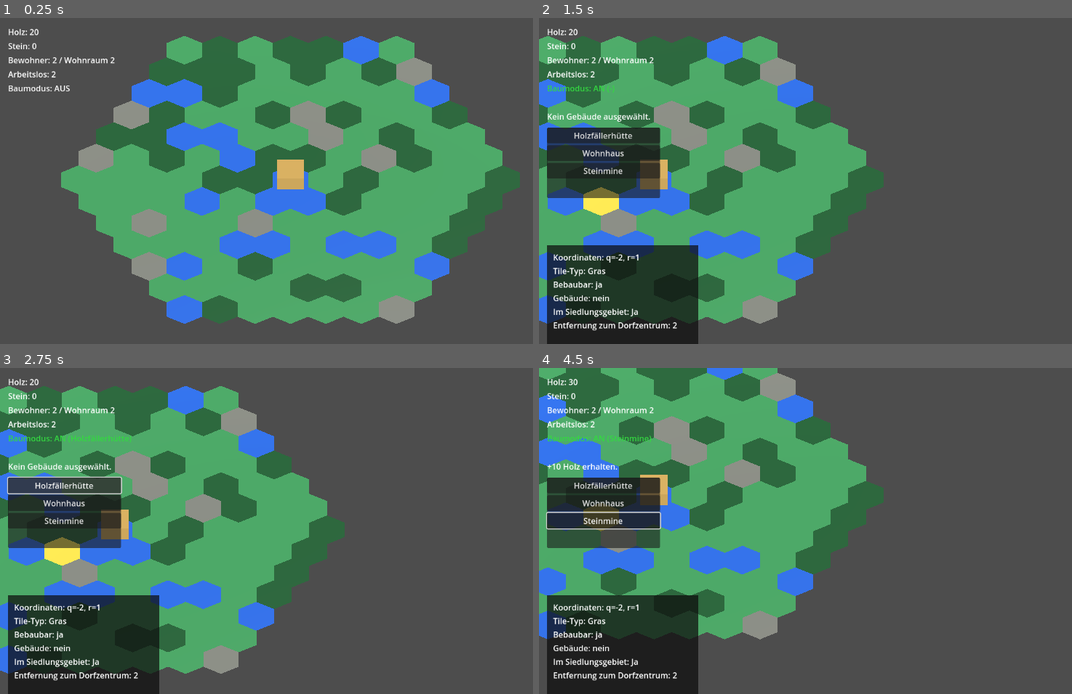
Above: before the commit, frames 1-4 (two rows, left to right).
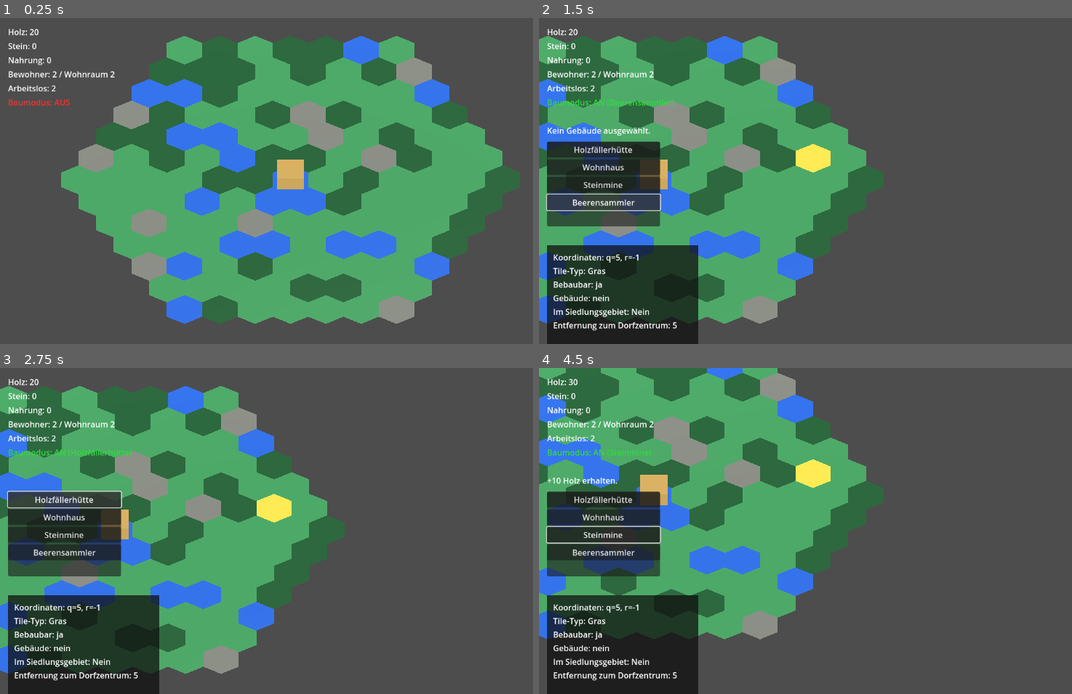
Above: after the commit, the same moments.

Repository: Ranu4922/CodexGame
Game: Godot game, scene res://scenes/Main.tscn
The game is run twice, just before and just after one commit, with the same random seed, the same clock (stepped at 60 frames per second) and the same inputs.
Inputs (mouse positions are in pixels of both pictures, inside the frame that each line leads up to):
- Up to frame 1 (0.25 s): no input
- Up to frame 2 (1.5 s): tap Enter at 0.5 s; move the mouse to (954, 164) at 0.52 s; hold D 0.53-1.25 s; tap B at 0.6 s; click (954, 164) at 0.67 s; click (602, 203) at 1.25 s, where only the run after the commit has a clickable "Beerensammler"
- Up to frame 3 (2.75 s): click "Holzfällerhütte" at 2 s
- Up to frame 4 (4.5 s): click "Wohnhaus" at 2.75 s; click "Steinmine" at 3.5 s; tap Space at 4.25 s; move the mouse to (714, 547) at 4.27 s; hold S from 4.28 s (still down); tap R at 4.35 s

The runs differ from the first frame. In frame 1, 0.7% of the frame differs, in the area x 1-22%, y 12-27%; in frame 2, 5.7%; in frame 3, 6.0%; in frame 4, 6.3%, in the area x 1-55%, y 12-96%.
Error before the commit: Invalid access to property or key 'pressed' on a base object of type 'null instance'. (res://scripts/game_world.gd:52)

Commit message:
Add food HUD and berry gatherer button

Diff:
--- a/scenes/GameWorld.tscn
+++ b/scenes/GameWorld.tscn
@@ -39,54 +39,61 @@
 offset_bottom = 76.0
 text = "Stein: 0"
 
-[node name="PopulationLabel" type="Label" parent="CanvasLayer"]
+[node name="FoodLabel" type="Label" parent="CanvasLayer"]
 offset_left = 16.0
 offset_top = 72.0
 offset_right = 440.0
 offset_bottom = 104.0
+text = "Nahrung: 0"
+
+[node name="PopulationLabel" type="Label" parent="CanvasLayer"]
+offset_left = 16.0
+offset_top = 100.0
+offset_right = 440.0
+offset_bottom = 132.0
 text = "Bewohner: 2 / Wohnraum 2"
 
 [node name="UnemployedLabel" type="Label" parent="CanvasLayer"]
 offset_left = 16.0
-offset_top = 100.0
+offset_top = 128.0
 offset_right = 440.0
-offset_bottom = 132.0
+offset_bottom = 160.0
 text = "Arbeitslos: 2"
 
 [node name="BuildModeLabel" type="Label" parent="CanvasLayer"]
 offset_left = 16.0
-offset_top = 128.0
+offset_top = 156.0
 offset_right = 440.0
-offset_bottom = 160.0
+offset_bottom = 188.0
 text = "Baumodus: AUS"
 
 [node name="SelectedBuildingLabel" type="Label" parent="CanvasLayer"]
 visible = false
 offset_left = 16.0
-offset_top = 156.0
+offset_top = 184.0
 offset_right = 440.0
-offset_bottom = 188.0
+offset_bottom = 216.0
 text = "Ausgewähltes Gebäude: -"
 
 [node name="MessageLabel" type="Label" parent="CanvasLayer"]
 offset_left = 16.0
-offset_top = 184.0
+offset_top = 212.0
 offset_right = 760.0
-offset_bottom = 216.0
+offset_bottom = 244.0
 text = ""
 
 [node name="BuildMenu" type="PanelContainer" parent="CanvasLayer"]
 visible = false
 offset_left = 16.0
-offset_top = 218.0
+offset_top = 246.0
 offset_right = 240.0
-offset_bottom = 358.0
+offset_bottom = 414.0
 
 [node name="VBoxContainer" type="VBoxContainer" parent="CanvasLayer/BuildMenu"]
 offset_left = 7.0
 offset_top = 7.0
 offset_right = 217.0
-offset_bottom = 133.0
+offset_bottom = 161.0
 
 [node name="LumberjackButton" type="Button" parent="CanvasLayer/BuildMenu/VBoxContainer"]
 layout_mode = 2
@@ -100,6 +107,10 @@
 layout_mode = 2
 text = "Steinmine"
 
+[node name="BerryGathererButton" type="Button" parent="CanvasLayer/BuildMenu/VBoxContainer"]
+layout_mode = 2
+text = "Beerensammler"
+
 [node name="InfoPanel" type="PanelContainer" parent="CanvasLayer"]
 visible = false
 offset_left = 16.0
